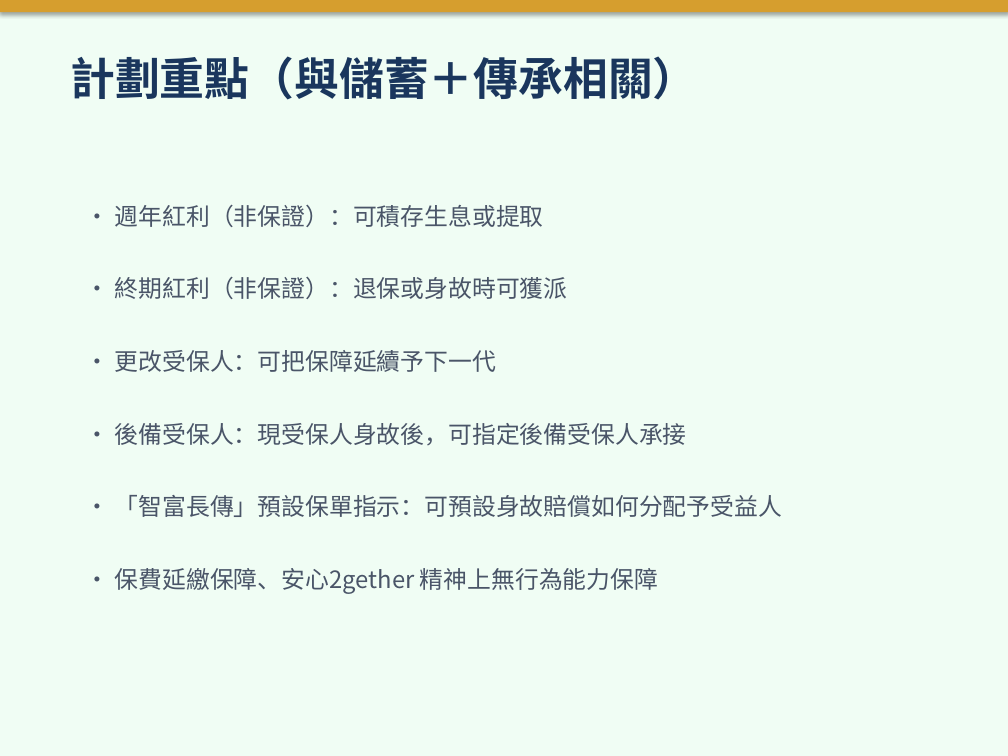
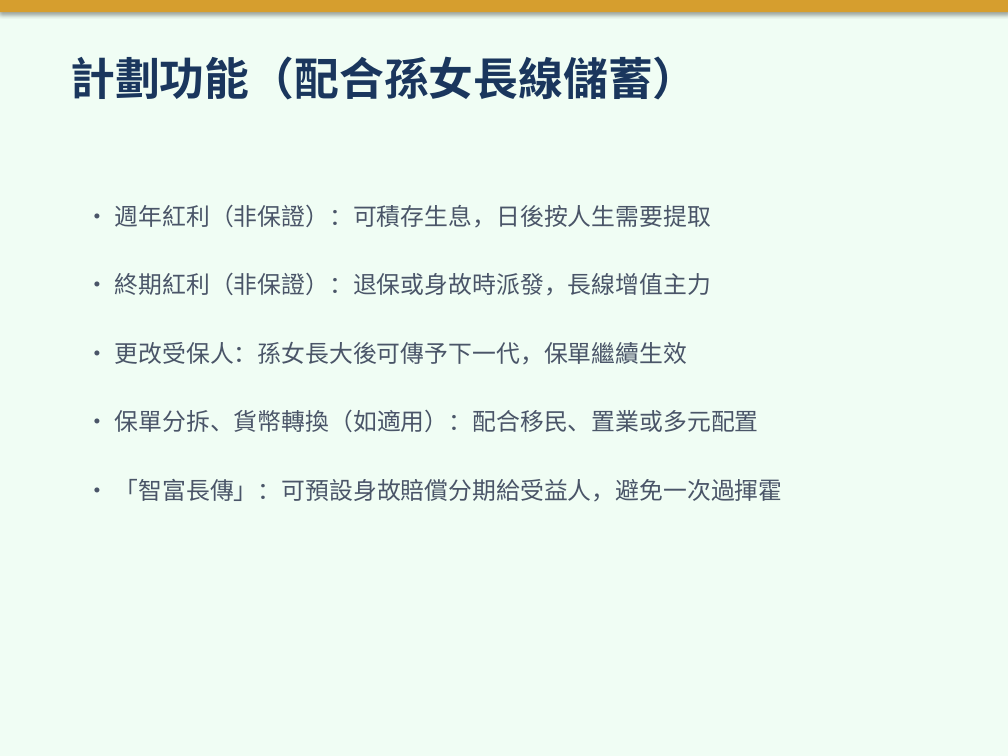
Before and after one commit to hoyinlung25-commits/yuyue-sales, a slide deck: slide 9 of client-base/presentations/Granddaughter_Savings_Plan_BOC.pptx (slide 7 before the commit). Drawn at 1008x756 pixels with LibreOffice and Linux fonts; fonts in the diff are those of the drawing. Boxes give left, top, right and bottom in pixels: in the first picture for what was removed or moved away, otherwise in the second. Text is boxed around its words. In the diff, an @@ line names an element or a change of style, - is before the commit and + after.

```diff
--- a/client-base/presentations/Granddaughter_Savings_Plan_BOC.pptx
+++ b/client-base/presentations/Granddaughter_Savings_Plan_BOC.pptx
@@ text at box(70, 56, 697, 100): text changed @@
-計劃重點（與儲蓄＋傳承相關）
+計劃功能（配合孫女長線儲蓄）
@@ text at box(115, 205, 711, 227): text changed @@
-• 週年紅利（非保證）：可積存生息或提取
+• 週年紅利（非保證）：可積存生息，日後按人生需要提取
@@ text at box(115, 273, 711, 295): text changed @@
-• 終期紅利（非保證）：退保或身故時可獲派
+• 終期紅利（非保證）：退保或身故時派發，長線增值主力
@@ text at box(115, 342, 688, 364): text changed @@
-• 更改受保人：可把保障延續予下一代
+• 更改受保人：孫女長大後可傳予下一代，保單繼續生效
@@ text at box(115, 410, 759, 432): text changed @@
-• 後備受保人：現受保人身故後，可指定後備受保人承接
+• 保單分拆、貨幣轉換（如適用）：配合移民、置業或多元配置
@@ text at box(115, 479, 783, 501): text changed @@
-• 「智富長傳」預設保單指示：可預設身故賠償如何分配予受益人
+• 「智富長傳」：可預設身故賠償分期給受益人，避免一次過揮霍
@@ text removed at box(115, 568, 658, 594) @@
-• 保費延繳保障、安心2gether 精神上無行為能力保障
```
Also in this commit, not shown: 8 other slides changed, 4 slides added, 3 slides removed, 1 other file.
